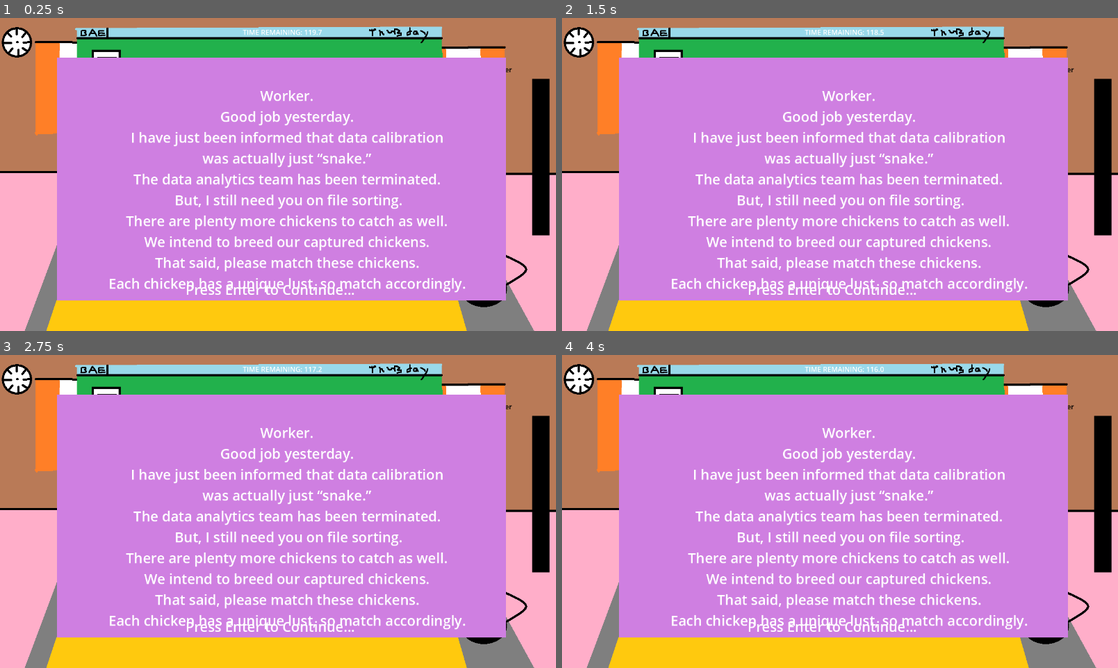
Above: before the commit, frames 1-4 (two rows, left to right).
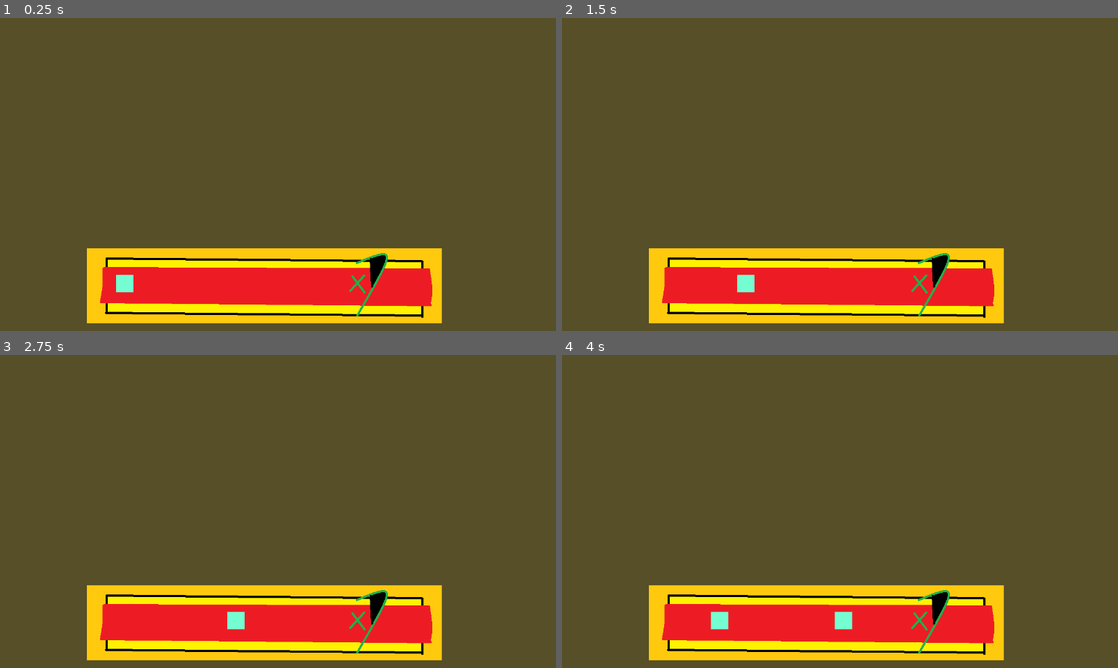
Above: after the commit, the same moments.

Repository: xepewout/BAE
Game: Godot game, scene res://scenes/slaughter.tscn
Two runs of this game, one before a commit and one after it. Both use one fixed random seed, a clock stepped at 60 frames per second and the inputs below. Before the commit the project starts from res://main.tscn.
Inputs (mouse positions are in pixels of both pictures, inside the frame that each line leads up to):
- Up to frame 1 (0.25 s): no input
- Up to frame 2 (1.5 s): click (667, 99) at 0.52 s; click (667, 64) at 1.27 s
- Up to frame 3 (2.75 s): click (105, 477) at 2.02 s
- Up to frame 4 (4 s): click (673, 511) at 2.77 s; click (823, 589) at 3.52 s

The runs differ from the first frame. In frame 1, 98% of the frame differs, in the area x 0-100%, y 0-100%; in frame 2, 98%; in frame 3, 98%; in frame 4, 98%.

Commit message:
version .9
-started slaughter framework

Diff:
--- a/bae/brief.gd
+++ b/bae/brief.gd
@@ -26,13 +26,18 @@
 		Get it done. ")
 	if main.day == 4:
 		label.text = ("Worker.
-		Good job yesterday.
-		I have just been informed that data calibration
-		was actually just “snake.”
-		The data analytics team has been terminated.
-		 But, I still need you on file sorting.
+		Good job yesterday. I have just been informed that data
+		calibration was actually just “snake.” The data analytics team
+		has been terminated. But, I still need you on file sorting.
 		There are plenty more chickens to catch as well.
-		We intend to breed our captured chickens.
-		That said, please match these chickens.
-		Each chicken has a unique lust, so match accordingly.
-")
+		We intend to breed our captured chickens. That said, please
+		match these chickens. \n Each chicken has a unique lust, so match accordingly. ")
+	if main.day == 5:
+		label.text = ("Hello worker.
+		Your co–worker, Andy, has been fired. I.T. revealed his
+		personal messages to you and his comments were unacceptable.
+		You seemed not to respond so you won't be punished.
+		That said, you will continue capturing chickens and matching
+		them for breeding. You will also take over Andy’s slaughterhouse
+		responsibility. Kill the chickens that are plump enough.
+		Even though it is Friday, I expect you to work extra hard")
--- a/bae/brief.tscn
+++ b/bae/brief.tscn
@@ -4,6 +4,13 @@
 
 [node name="Brief" type="Node2D"]
 script = ExtResource("1_nt5jd")
+
+[node name="ColorRect2" type="ColorRect" parent="."]
+offset_left = 124.0
+offset_top = 84.0
+offset_right = 1172.0
+offset_bottom = 656.0
+color = Color(0, 0, 0, 1)
 
 [node name="ColorRect" type="ColorRect" parent="."]
 offset_left = 131.0
@@ -13,12 +20,12 @@
 color = Color(0.810722, 0.496633, 0.880834, 1)
 
 [node name="EnterLabel" type="Label" parent="."]
-offset_left = 127.0
-offset_top = 602.0
-offset_right = 1117.0
-offset_bottom = 647.0
+offset_left = 132.0
+offset_top = 605.0
+offset_right = 1164.0
+offset_bottom = 650.0
 size_flags_horizontal = 4
-theme_override_colors/font_color = Color(1, 1, 1, 1)
+theme_override_colors/font_color = Color(0, 0, 0, 1)
 theme_override_colors/font_outline_color = Color(0, 0, 0, 1)
 theme_override_font_sizes/font_size = 32
 text = "Press Enter to Continue..."
--- a/bae/chicken.gd
+++ b/bae/chicken.gd
@@ -4,7 +4,6 @@
 func _on_area_2d_area_entered(area: Area2D) -> void:
 	if area.is_in_group("Wall"):
 		_free()
-		main._damage2()
 
 func _free():
 	queue_free()
--- a/bae/main.gd
+++ b/bae/main.gd
@@ -18,7 +18,7 @@
 var drunk = false
 var electric = false
 var buzzed = false
-var day = 4
+var day = 5
 var passedGames = 0
 var fileStart = false
 var hidePress = true
@@ -291,8 +291,9 @@
 		game_timer.start(120)
 		chicken_hunt_button.visible = true
 	if day >=4:
+		chicken_sort_button.visible = true
+	if day >=5:
 		day_4_label.visible = true
-		chicken_sort_button.visible = true
 
 func _gameOver():
 	if snake:
--- a/bae/main.tscn
+++ b/bae/main.tscn
@@ -7,6 +7,7 @@
 [ext_resource type="Texture2D" uid="uid://ctgfci7rolkwb" path="res://assests/sprites/ui/buttons/chickenHuntIcon.png" id="7_2gcre"]
 [ext_resource type="Texture2D" uid="uid://cik3bh8wr3jh8" path="res://assests/sprites/ui/buttons/show.png" id="7_ibljf"]
 [ext_resource type="Texture2D" uid="uid://xsffyhpij8kf" path="res://assests/backgrounds/victory.png" id="8_7w3cx"]
+[ext_resource type="Texture2D" uid="uid://c6a1g8e6xoubd" path="res://assests/sprites/ui/buttons/chickenSortIcon.png" id="8_k7osb"]
 [ext_resource type="Texture2D" uid="uid://5eahl031hl2r" path="res://assests/backgrounds/gameOver.png" id="9_htxho"]
 [ext_resource type="Texture2D" uid="uid://ms2yk5xoogwx" path="res://assests/sprites/ui/blackBar.png" id="10_fu10p"]
 [ext_resource type="Texture2D" uid="uid://bs63ryecviqnn" path="res://assests/backgrounds/electric.png" id="10_k0we2"]
@@ -33,7 +34,6 @@
 [node name="BeerTimer" type="Timer" parent="."]
 
 [node name="SnakeButton" type="Button" parent="."]
-visible = false
 offset_left = 208.0
 offset_top = 151.0
 offset_right = 283.0
@@ -52,23 +52,21 @@
 flat = true
 
 [node name="ChickenHuntButton" type="Button" parent="."]
-visible = false
-offset_left = 212.0
-offset_top = 243.0
-offset_right = 287.0
-offset_bottom = 318.0
+offset_left = 208.0
+offset_top = 236.0
+offset_right = 283.0
+offset_bottom = 311.0
 toggle_mode = true
 icon = ExtResource("7_2gcre")
 flat = true
 
 [node name="ChickenSortButton" type="Button" parent="."]
-visible = false
-offset_left = 216.0
-offset_top = 326.0
-offset_right = 291.0
-offset_bottom = 401.0
+offset_left = 209.0
+offset_top = 325.0
+offset_right = 284.0
+offset_bottom = 400.0
 toggle_mode = true
-icon = ExtResource("7_2gcre")
+icon = ExtResource("8_k7osb")
 flat = true
 
 [node name="HideButton" type="Button" parent="."]
--- a/bae/project.godot
+++ b/bae/project.godot
@@ -11,7 +11,7 @@
 [application]
 
 config/name="bae"
-run/main_scene="res://main.tscn"
+run/main_scene="res://scenes/slaughter.tscn"
 config/features=PackedStringArray("4.3", "GL Compatibility")
 config/icon="res://icon.svg"
 
@@ -100,6 +100,11 @@
 "events": [Object(InputEventMouseButton,"resource_local_to_scene":false,"resource_name":"","device":-1,"window_id":0,"a …(258 unchanged characters)…
 ]
 }
+x={
+"deadzone": 0.5,
+"events": [Object(InputEventKey,"resource_local_to_scene":false,"resource_name":"","device":-1,"window_id":0,"alt_pressed":false,"shift_pressed":false,"ctrl_pressed":false,"meta_pressed":false,"pressed":false,"keycode":0,"physical_keycode":88,"key_label":0,"unicode":120,"location":0,"echo":false,"script":null)
+]
+}
 
 [rendering]
 
--- a/bae/scenes/chicken.tscn
+++ b/bae/scenes/chicken.tscn
@@ -4,7 +4,7 @@
 [ext_resource type="Script" path="res://scenes/area_2d.gd" id="2_eay2f"]
 
 [sub_resource type="RectangleShape2D" id="RectangleShape2D_w5y08"]
-size = Vector2(40, 34)
+size = Vector2(32, 34)
 
 [sub_resource type="RectangleShape2D" id="RectangleShape2D_bff8h"]
 size = Vector2(39, 37)
@@ -19,7 +19,7 @@
 script = ExtResource("2_eay2f")
 
 [node name="CollisionShape2D" type="CollisionShape2D" parent="Area2D"]
-position = Vector2(17, 18)
+position = Vector2(21, 18)
 shape = SubResource("RectangleShape2D_w5y08")
 
 [node name="CollisionShape2D" type="CollisionShape2D" parent="."]
--- a/bae/scenes/chicken_sort.gd
+++ b/bae/scenes/chicken_sort.gd
@@ -4,6 +4,7 @@
 @onready var fox: Area2D = $Fox
 @onready var fox_1: Area2D = $Fox1
 @onready var main: Node2D = $".."
+@onready var chickens: Label = $Chickens
 
 
 var totalPairs = 2
@@ -13,6 +14,9 @@
 var Tempchicken: Area2D
 var debug = 0
 var picturesDone = 0
+
+func _process(_delta: float) -> void:
+	chickens.set_text("Chickens sorted \n" + str(main.chickensMatched) + "/10")
 
 func _click() -> bool:
 	print(data)
@@ -43,9 +47,9 @@
 	var pictures = [BigChicken, chicken_m, fox, fox_1]
 	randomize()
 	pictures.shuffle()
+	pictures[0].position = Vector2(870,218)
+	pictures[1].position = Vector2(730, 218)
+	pictures[2].position = Vector2(730,360)
+	pictures[3].position = Vector2(870,360)
 	for i in pictures.size():
 		pictures[i].visible = true
-	pictures[0] = Vector2(1075,273)
-	pictures[1] = Vector2(935, 273)
-	pictures[2] = Vector2(935,415)
-	pictures[3] = Vector2(1075,415)
--- a/bae/scenes/chicken_sort.tscn
+++ b/bae/scenes/chicken_sort.tscn
@@ -1,11 +1,9 @@
-[gd_scene load_steps=17 format=3 uid="uid://b0ivvilm0hoxd"]
+[gd_scene load_steps=15 format=3 uid="uid://b0ivvilm0hoxd"]
 
 [ext_resource type="Script" path="res://scenes/chicken_sort.gd" id="1_xgf3y"]
 [ext_resource type="Texture2D" uid="uid://duajqn14xtq28" path="res://assests/sprites/ui/window.png" id="3_b5vws"]
 [ext_resource type="Texture2D" uid="uid://bwbjv6bxokfsa" path="res://assests/sprites/chickenSort/chicken1.png" id="4_kl4u4"]
-[ext_resource type="Texture2D" uid="uid://1wx2ic8suv7t" path="res://assests/sprites/ui/timerBarBack.png" id="4_srrxo"]
 [ext_resource type="Script" path="res://scenes/chicken.gd" id="5_h0vly"]
-[ext_resource type="Texture2D" uid="uid://c0stt7whbsw0x" path="res://assests/sprites/ui/timerBar.png" id="5_n2upm"]
 [ext_resource type="Texture2D" uid="uid://0xm786wdpgpe" path="res://assests/sprites/chickenSort/chicken4.png" id="5_ssvrf"]
 [ext_resource type="Script" path="res://scenes/chicken_m.gd" id="7_isn6q"]
 [ext_resource type="Texture2D" uid="uid://bxq1coj1ymku8" path="res://assests/sprites/chickenSort/chicken3.png" id="7_ugflx"]
@@ -29,10 +27,10 @@
 script = ExtResource("1_xgf3y")
 
 [node name="CanvasLayer" type="TextureRect" parent="."]
-offset_left = 814.0
-offset_top = 126.0
-offset_right = 1179.0
-offset_bottom = 538.0
+offset_left = 609.0
+offset_top = 71.0
+offset_right = 974.0
+offset_bottom = 483.0
 mouse_filter = 2
 texture = ExtResource("3_b5vws")
 metadata/_edit_use_anchors_ = true
@@ -46,18 +44,8 @@
 mouse_filter = 2
 metadata/_edit_use_anchors_ = true
 
-[node name="timerBar" type="TextureProgressBar" parent="CanvasLayer/ColorRect"]
-layout_mode = 0
-offset_left = 190.0
-offset_top = 8.0
-offset_right = 293.0
-offset_bottom = 25.0
-texture_under = ExtResource("4_srrxo")
-texture_progress = ExtResource("5_n2upm")
-metadata/_edit_use_anchors_ = true
-
 [node name="Chicken" type="Area2D" parent="."]
-position = Vector2(1075, 273)
+position = Vector2(870, 218)
 script = ExtResource("5_h0vly")
 metadata/_edit_group_ = true
 
@@ -69,7 +57,7 @@
 shape = SubResource("RectangleShape2D_3dpvf")
 
 [node name="ChickenM" type="Area2D" parent="."]
-position = Vector2(935, 273)
+position = Vector2(730, 218)
 scale = Vector2(0.4, 0.4)
 script = ExtResource("7_isn6q")
 metadata/_edit_group_ = true
@@ -81,7 +69,7 @@
 shape = SubResource("RectangleShape2D_3lute")
 
 [node name="Fox" type="Area2D" parent="."]
-position = Vector2(935, 415)
+position = Vector2(730, 360)
 script = ExtResource("9_x808u")
 metadata/_edit_group_ = true
 
@@ -94,7 +82,7 @@
 shape = SubResource("RectangleShape2D_1cj2i")
 
 [node name="Fox1" type="Area2D" parent="."]
-position = Vector2(1075, 415)
+position = Vector2(870, 360)
 scale = Vector2(0.4, 0.4)
 script = ExtResource("11_b17lt")
 metadata/_edit_group_ = true
@@ -106,6 +94,15 @@
 position = Vector2(-1.25, -1.25)
 shape = SubResource("RectangleShape2D_sr1ew")
 
+[node name="Chickens" type="Label" parent="."]
+offset_left = 624.0
+offset_top = 72.0
+offset_right = 664.0
+offset_bottom = 99.0
+theme_override_colors/font_color = Color(0, 0, 0, 1)
+text = "test
+"
+
 [connection signal="input_event" from="Chicken" to="Chicken" method="_on_input_event"]
 [connection signal="input_event" from="ChickenM" to="ChickenM" method="_on_input_event"]
 [connection signal="input_event" from="Fox" to="Fox" method="_on_input_event"]
--- /dev/null
+++ b/bae/scenes/slaughter.gd
@@ -0,0 +1,31 @@
+extends Node2D
+const CHICKEN = preload("res://scenes/chicken.tscn")
+@onready var collision_shape_2d: CollisionShape2D = $Death/CollisionShape2D
+var timePressed = 0
+
+
+# Called when the node enters the scene tree for the first time.
+func _ready() -> void:
+	_chickenSpawn()
+	collision_shape_2d.disabled = true
+
+# Called every frame. 'delta' is the elapsed time since the previous frame.
+func _process(delta: float) -> void:
+
+	if Input.is_action_pressed("x"):
+		timePressed+=delta
+		print(timePressed)
+		collision_shape_2d.disabled = false
+		if timePressed > 1:
+			collision_shape_2d.disabled = true
+	if Input.is_action_just_released("x"):
+		timePressed = 0
+		collision_shape_2d.disabled = true
+
+
+func _chickenSpawn():
+	var chicken = CHICKEN.instantiate()
+	var velocity = Vector2(randf_range(100.0, 120.0), 0.0)
+	chicken.position = Vector2(40,62)
+	chicken.linear_velocity = velocity
+	add_child(chicken)
--- a/bae/scenes/slaughter.tscn
+++ b/bae/scenes/slaughter.tscn
@@ -1,10 +1,36 @@
-[gd_scene load_steps=2 format=3 uid="uid://c1bwu731wwxjv"]
+[gd_scene load_steps=4 format=3 uid="uid://c1bwu731wwxjv"]
 
 [ext_resource type="Texture2D" uid="uid://de3gu7l2ca1jl" path="res://assests/sprites/slaughter/beltUp.png" id="1_3hnae"]
+[ext_resource type="Script" path="res://scenes/slaughter.gd" id="1_jodsi"]
 
-[node name="Node2D" type="Node2D"]
+[sub_resource type="SegmentShape2D" id="SegmentShape2D_vhpik"]
+a = Vector2(0, -48)
+b = Vector2(0, 128)
+
+[node name="Slaughter" type="Node2D"]
+position = Vector2(200, 530)
+script = ExtResource("1_jodsi")
 
 [node name="TextureRect" type="TextureRect" parent="."]
 offset_right = 40.0
 offset_bottom = 40.0
 texture = ExtResource("1_3hnae")
+
+[node name="Timer" type="Timer" parent="."]
+wait_time = 3.0
+autostart = true
+
+[node name="Area2D" type="Area2D" parent="." groups=["Wall"]]
+position = Vector2(784, 46)
+metadata/_edit_group_ = true
+
+[node name="CollisionShape2D" type="CollisionShape2D" parent="Area2D"]
+shape = SubResource("SegmentShape2D_vhpik")
+
+[node name="Death" type="Area2D" parent="." groups=["Wall"]]
+position = Vector2(624, 46)
+
+[node name="CollisionShape2D" type="CollisionShape2D" parent="Death"]
+shape = SubResource("SegmentShape2D_vhpik")
+
+[connection signal="timeout" from="Timer" to="." method="_chickenSpawn"]
Binary file added: bae/assests/sprites/ui/buttons/chickenSortIcon.png
Not shown, added: bae/assests/sprites/ui/buttons/chickenSortIcon.png.import
Not shown: 1 places in bae/main.tscn that only renumber resources
